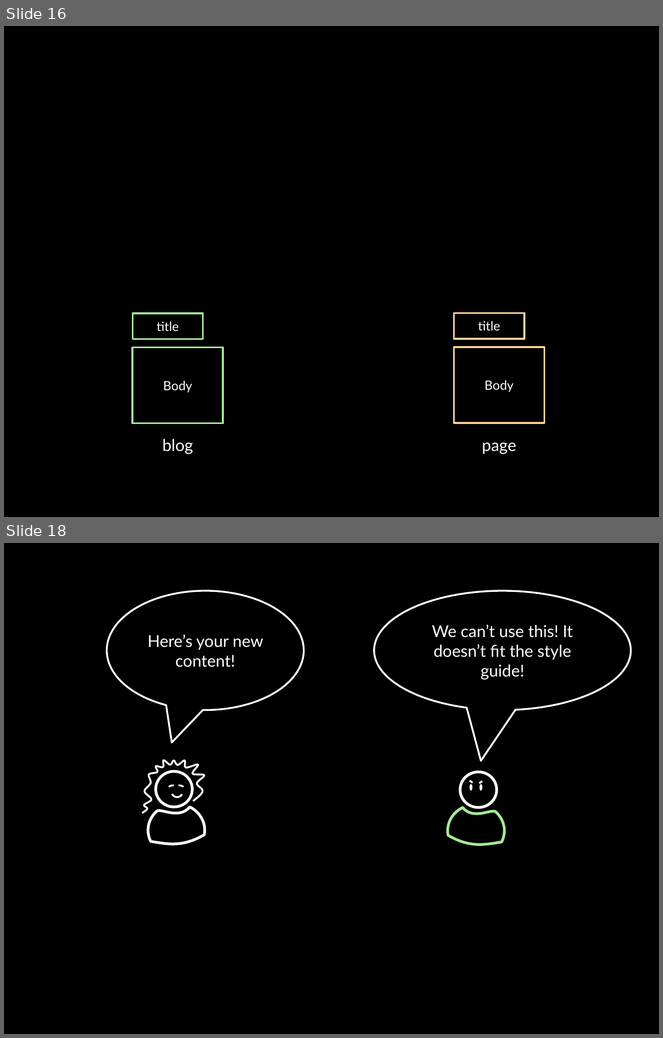
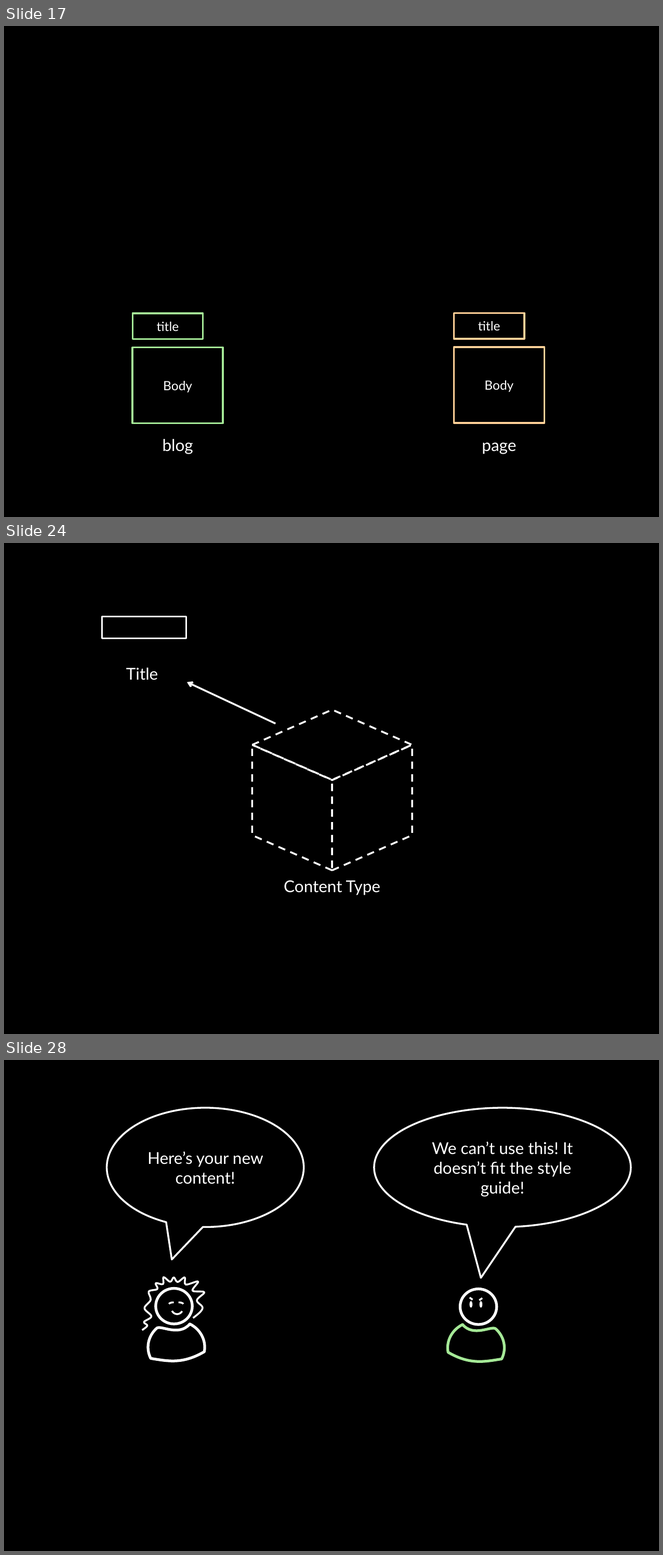
Before and after one commit to socketwench/introToContentTypes, a slide deck: src/introToContentTypes.pptx. Shown one above the other, each under a label of ours: slides 16 and 18 before the commit, slides 17, 24 and 28 after it; the slides between them are not shown. The pictures are 663x1038 and 663x1555 pixels, drawn with LibreOffice and Linux fonts; fonts in the diff are those of the drawing. Boxes give left, top, right and bottom in pixels: in the first picture for what was removed or moved away, otherwise in the second. Text is boxed around its words. In the diff, an @@ line names an element or a change of style, - is before the commit and + after.

Commit message:
Completed Drupal and Content, and Categorizing Content sections. Started Creating Content Types section.

```diff
--- a/src/introToContentTypes.pptx
+++ b/src/introToContentTypes.pptx
@@ slide 24 added at (4, 543, 659, 1034), background #000000 @@
@@ rectangle added at (102, 616, 187, 638), outline #FFFFFF 2 pt @@
@@ text added at (126, 667, 158, 680), 18 pt, text #FFFFFF @@
+Title
@@ arrow added from (275, 724) to (187, 682), #FFFFFF 2 pt @@
@@ diamond added at (253, 710, 412, 781), outline #FFFFFF 2 pt dashed @@
@@ parallelogram added at (253, 745, 332, 871), outline #FFFFFF 2 pt dashed @@
@@ parallelogram added at (332, 745, 412, 871), outline #FFFFFF 2 pt dashed @@
@@ text added at (284, 880, 380, 896), 18 pt, text #FFFFFF @@
+Content Type
@@ what was slide 16 is now slide 17 @@
@@ what was slide 18 is now slide 28 @@
```
Also in this commit, not shown: 2 slides changed, 9 other slides added, 13 other files.
